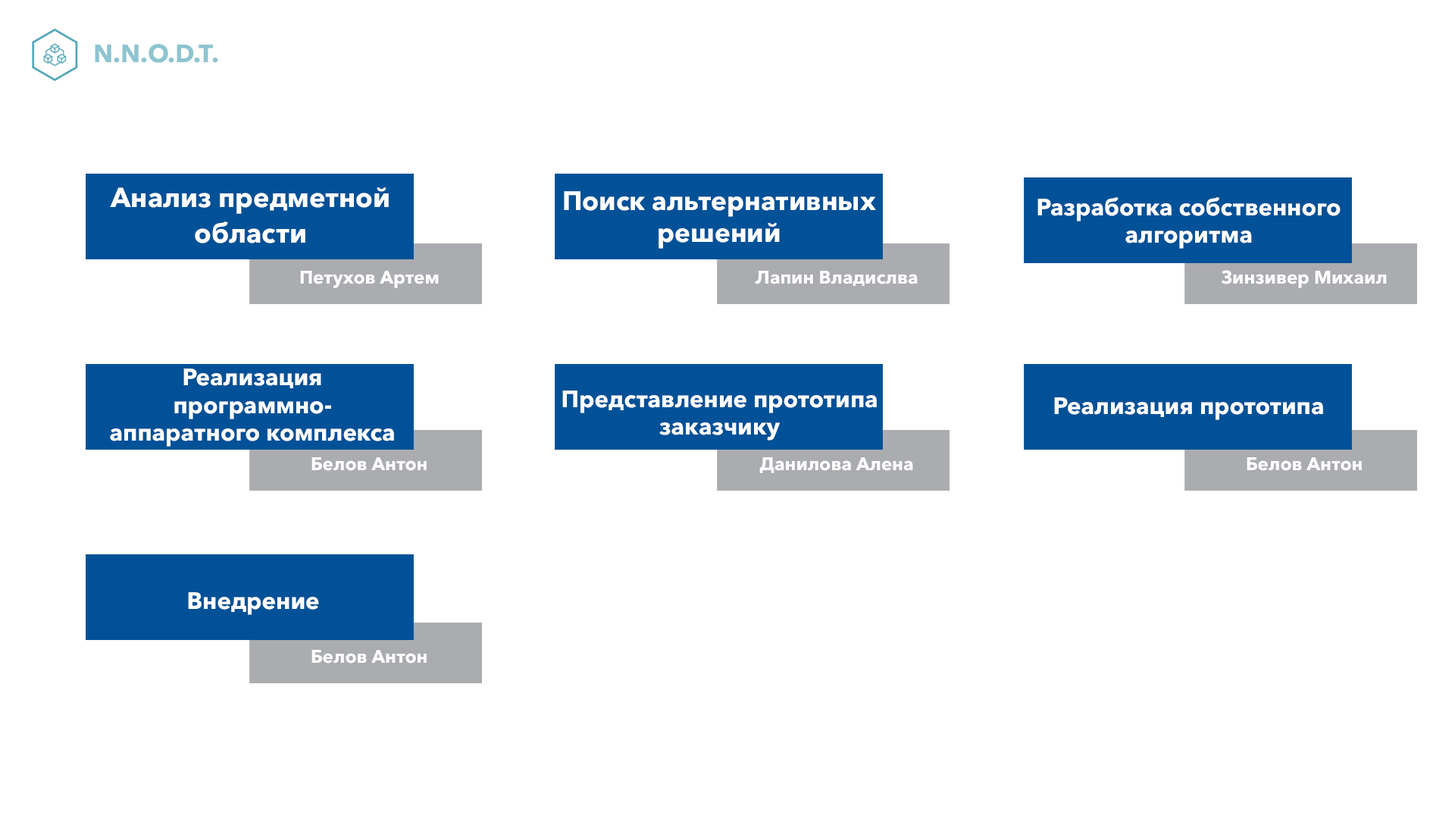
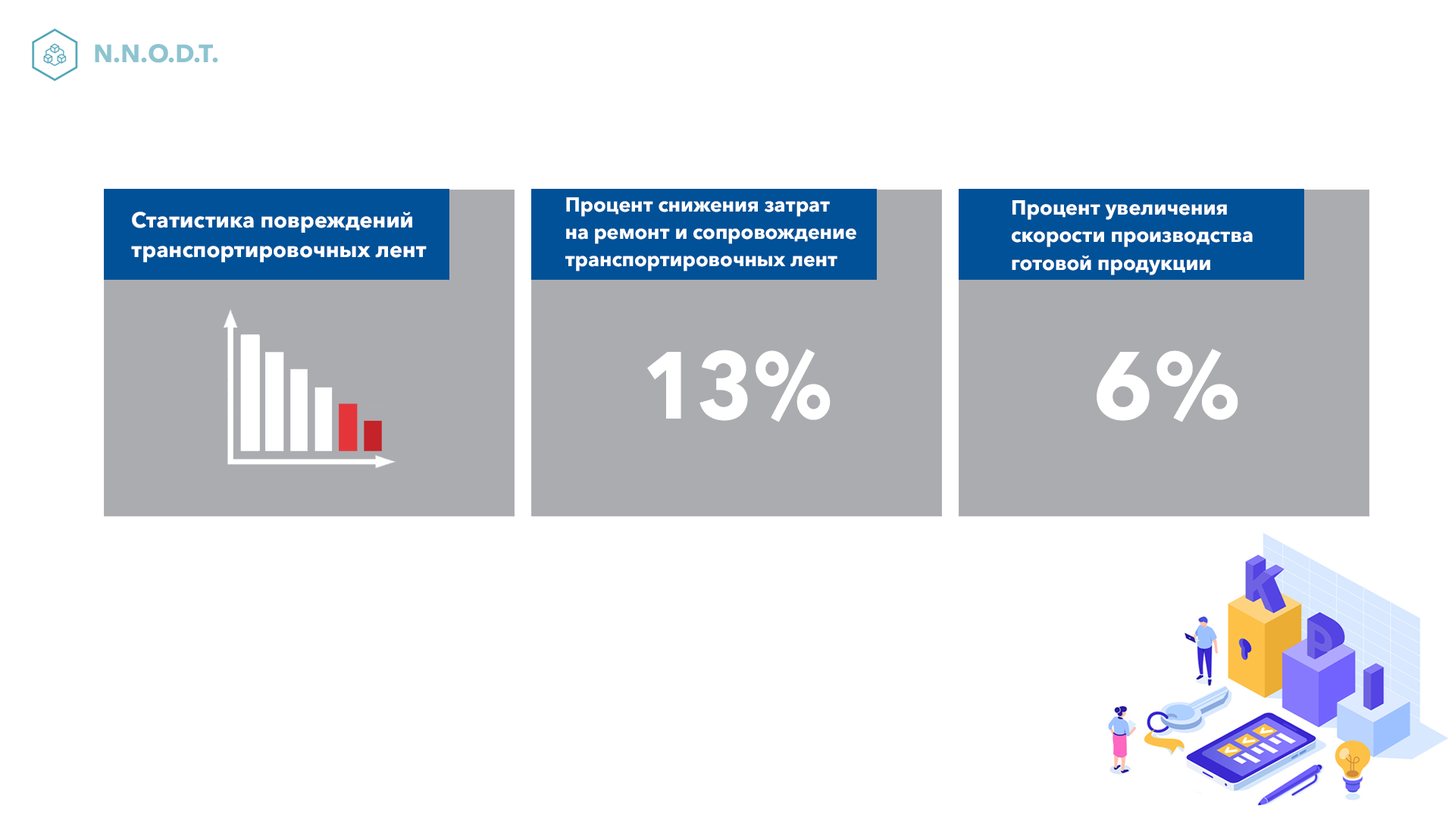
Layer changes from the first 1455 x 819 image to the second:
added layer "tild6238-3966-4130-b962-356130373533__shutterstock_1381339" above "6%" over [1108, 532, 1449, 806]
added layer "Слой 3" above "Процент увеличения скорости производства готовой продукции" over [218, 309, 401, 470]
added layer "Процент увеличения скорости производства готовой продукции" above "Слой 1 копия 5" over [1011, 200, 1253, 276]
moved "Слой 1 копия 5" out of group "Бюджет", painted on it over [85, 188, 1305, 450]
removed layer "Представление прототипа заказчику" from group "Бюджет" over [562, 390, 877, 441]
moved "Слой 1 копия 4" out of group "Бюджет", painted on it over [554, 189, 1370, 517]
removed layer "Слой 1 копия 11" from group "Бюджет" over [717, 429, 950, 491]
added layer "Процент снижения затрат на ремонт и сопровождение транспортиров" above "Слой 1 копия 3" over [565, 197, 857, 272]
moved "Слой 1 копия 3" out of group "Бюджет", painted on it over [531, 188, 1353, 450]
removed layer "Слой 1 копия 10" from group "Бюджет" over [1184, 429, 1418, 491]
removed layer "Разработка собственного алгоритма" from group "Бюджет" over [1037, 197, 1341, 249]
moved "Слой 1 копия 2" out of group "Бюджет", painted on it over [531, 177, 1353, 517]
removed layer "Слой 1 копия 9" from group "Бюджет" over [1184, 243, 1418, 304]
removed layer "Поиск альтернативных решений" from group "Бюджет" over [563, 191, 877, 249]
added layer "Статистика повреждений транспортировочных лент" above "Слой 1" over [131, 211, 427, 263]
moved "Слой 1" out of group "Бюджет", painted on it over [85, 173, 450, 280]
moved "Слой 1 копия" out of group "Бюджет", painted on it over [103, 173, 884, 517]
removed layer "Анализ предметной области" from group "Бюджет" over [109, 187, 389, 244]
removed layer "Слой 1 копия 6" from group "Бюджет" over [85, 554, 414, 640]
removed layer "Реализация программно- аппаратного комплекса" from group "Бюджет" over [109, 368, 395, 447]
…and 15 more changes (2 added, 13 removed)
